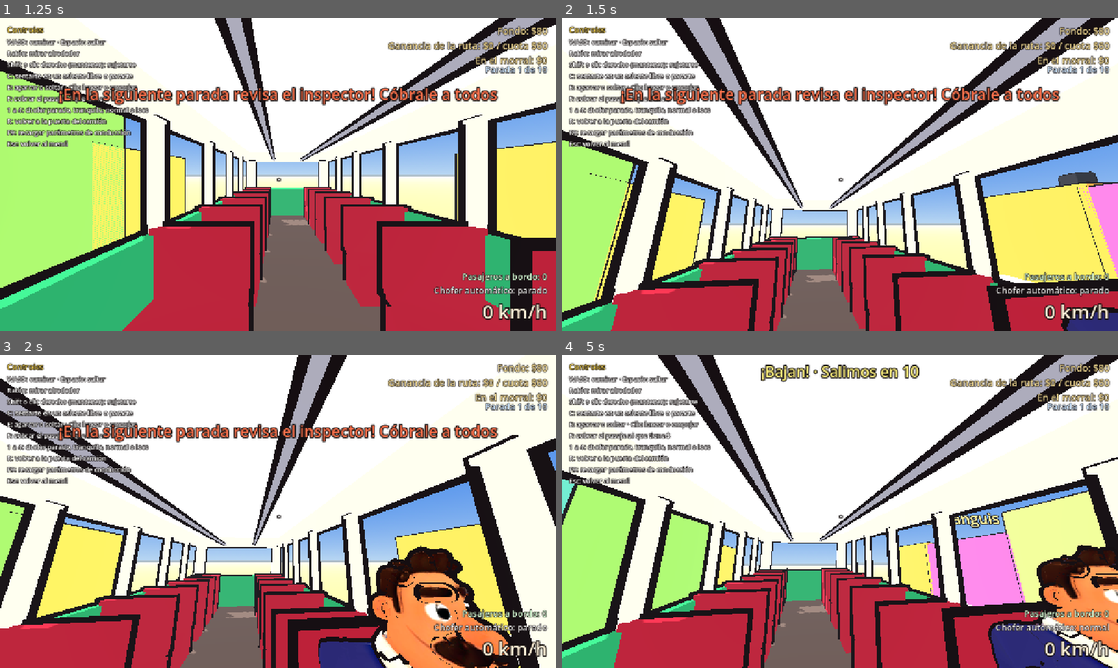
Above: before the commit, frames 1-4 (two rows, left to right).
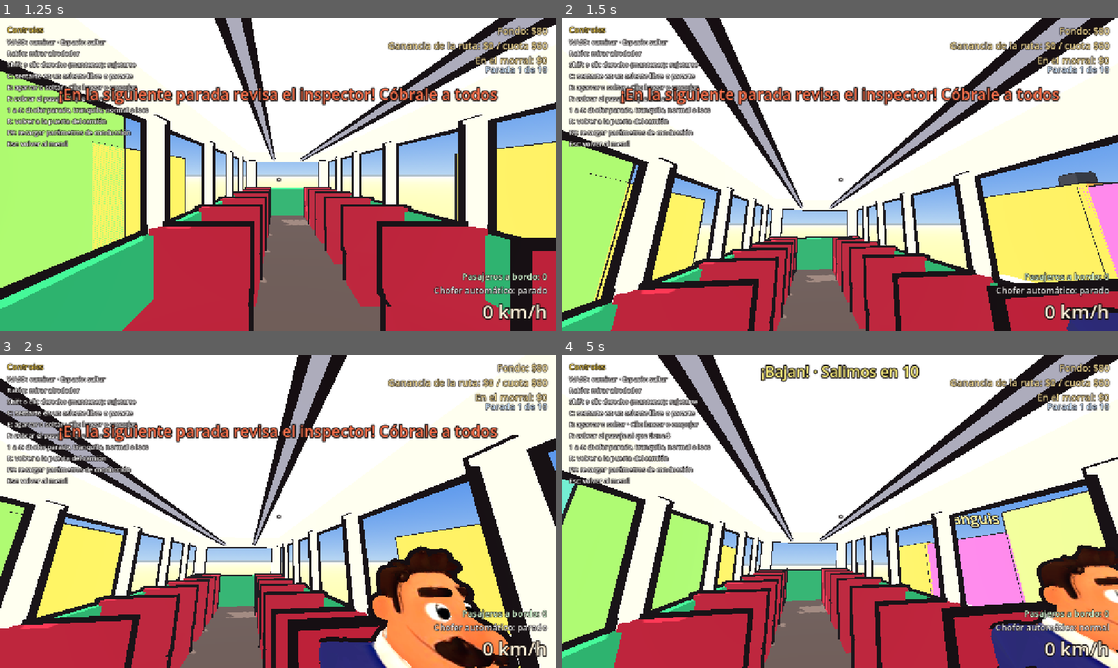
Above: after the commit, the same moments.

Repository: DValerioR/Bajan-
Game: Godot game, scene res://escenas/principal.tscn
Same seed, same stepped clock (60 frames per second), same inputs: the game is played once before the commit and once after it.
Inputs (mouse positions are in pixels of both pictures, inside the frame that each line leads up to):
- Up to frame 1 (1.25 s): click "Jugar una ruta" at 0.5 s
- Up to frame 2 (1.5 s): move the mouse to (867, 174) at 1.27 s; hold D (girar_derecha) from 1.28 s (still down); click (867, 174) at 1.35 s
- Up to frame 3 (2 s): keep holding D (girar_derecha)
- Up to frame 4 (5 s): move the mouse to (812, 511) at 2.02 s; release D (girar_derecha) at 2.03 s; hold A (girar_izquierda) 2.03-2.78 s; tap W (acelerar) at 2.1 s; move the mouse to (851, 505) at 2.77 s; hold D (girar_derecha) 2.78-4.28 s; tap E (agarrar) at 2.85 s; move the mouse to (834, 517) at 3.52 s; tap L (cambiar_idioma) at 3.6 s; move the mouse to (878, 514) at 4.27 s; hold A (girar_izquierda) from 4.28 s (still down); hold Space (claxon) from 4.28 s (still down)

Frame 1 is identical in both runs. In frame 2, less than 0.1% of the frame differs, in the area x 89-92%, y 96-100%; in frame 3, 0.6%, in the area x 57-92%, y 62-100%; in frame 4, 0.4%.

Commit message:
Caras nítidas: textura propia y contorno sin astillas (D46)
- Cada personaje lleva su propia textura de 2048 px con solo sus pedazos,
  horneada desde la hoja de Tripo a resolución completa (antes, la hoja
  entera encogida al 25 %).
- El contorno se aleja de la cámara y ya no se asoma por orejas y boca.
- Texturas de personajes con compresión de video de alta calidad.
- Corrige la lectura de personajes.cfg en tapar_cortes.py (el chofer no
  debe reducirse).

Co-Authored-By: Claude Opus 5.5 <noreply@anthropic.com>

Diff:
--- a/materiales/contorno.gdshader
+++ b/materiales/contorno.gdshader
@@ -1,13 +1,16 @@
 // Contorno grueso por "casco invertido": dibuja la cara trasera de la malla un poco inflada.
 // En cajas se infla por eje (modo_caja) para que las esquinas no se abran. Los personajes guardan
 // una normal suavizada en el color del vértice (normal_en_color) para que no se abra en las costuras.
+// "empuje" aleja el casco de la cámara: así solo asoma en la silueta y no se mete por las partes
+// hundidas (orejas, boca, bajo la visera) como astillas negras.
 shader_type spatial;
-render_mode unshaded, cull_front, depth_draw_opaque;
+render_mode unshaded, cull_front, depth_draw_opaque, skip_vertex_transform;
 
 uniform vec4 color_contorno : source_color = vec4(0.09, 0.06, 0.07, 1.0);
 uniform float grosor = 0.035;
 uniform bool modo_caja = false;
 uniform bool normal_en_color = false;
+uniform float empuje = 0.0;
 
 void vertex() {
 	if (modo_caja) {
@@ -17,6 +20,10 @@
 	} else {
 		VERTEX += NORMAL * grosor;
 	}
+	VERTEX = (MODELVIEW_MATRIX * vec4(VERTEX, 1.0)).xyz;
+	// La cámara está en el origen de la vista: alejarse de ella es seguir la dirección del vértice.
+	VERTEX += normalize(VERTEX) * empuje;
+	NORMAL = normalize((MODELVIEW_MATRIX * vec4(NORMAL, 0.0)).xyz);
 }
 
 void fragment() {
--- a/modelos/personajes.cfg
+++ b/modelos/personajes.cfg
@@ -9,8 +9,9 @@
 escala=3.8
 ; Triángulos aproximados por personaje después de reducirlo (todas sus piezas juntas).
 triangulos_por_personaje=6000
-; Lado máximo (pixeles) de la textura de cada personaje, recortada de la hoja original.
-tamano_textura=1024
+; Lado (pixeles) de la textura de cada personaje. Con Blender, cada personaje lleva su propia
+; textura con solo sus pedazos; sin Blender es el lado máximo del recorte de la hoja original.
+tamano_textura=2048
 
 [Modelos1]
 
--- a/scripts/estilo/estilo_toon.gd
+++ b/scripts/estilo/estilo_toon.gd
@@ -13,6 +13,9 @@
 
 enum ModoContorno { NORMAL, CAJA, NORMAL_EN_COLOR }
 const GROSOR := {ModoContorno.NORMAL: 0.035, ModoContorno.CAJA: 0.035, ModoContorno.NORMAL_EN_COLOR: 0.012}
+## Cuánto se aleja el contorno de la cámara (m). En los personajes evita que se asome por orejas,
+## boca y visera como astillas negras; en las cajas no hace falta.
+const EMPUJE := {ModoContorno.NORMAL: 0.0, ModoContorno.CAJA: 0.0, ModoContorno.NORMAL_EN_COLOR: 0.04}
 
 static var _materiales: Dictionary = {}
 static var _contornos: Dictionary = {}
@@ -71,5 +74,6 @@
 		m.set_shader_parameter("modo_caja", modo == ModoContorno.CAJA)
 		m.set_shader_parameter("normal_en_color", modo == ModoContorno.NORMAL_EN_COLOR)
 		m.set_shader_parameter("grosor", GROSOR[modo])
+		m.set_shader_parameter("empuje", EMPUJE[modo])
 		_contornos[modo] = m
 	return _contornos[modo]
--- a/scripts/herramientas/procesar_personajes.gd
+++ b/scripts/herramientas/procesar_personajes.gd
@@ -177,7 +177,8 @@
 	var tamano := Vector2(hoja.get_size())
 	var region := Rect2i(Vector2i((minimo * tamano).floor()), Vector2i(((maximo - minimo) * tamano).ceil()))
 	var recorte := hoja.get_region(region)
-	var escala := minf(1.0, float(_tamano_textura) / maxf(region.size.x, region.size.y))
+	# Sin reducir, la hoja va completa: Blender le arma a cada personaje su propia textura.
+	var escala := 1.0 if _sin_reducir else minf(1.0, float(_tamano_textura) / maxf(region.size.x, region.size.y))
 	if escala < 1.0:
 		recorte.resize(maxi(1, roundi(region.size.x * escala)), maxi(1, roundi(region.size.y * escala)), Image.INTERPOLATE_LANCZOS)
 	var real_min := Vector2(region.position) / tamano
Binary file changed: modelos/personajes/abuelita.glb
Binary file changed: modelos/personajes/abuelita_abuelita_albedo.jpg
Not shown, changed: modelos/personajes/abuelita_abuelita_albedo.jpg.import
Binary file changed: modelos/personajes/abuelo_vaquero.glb
Binary file changed: modelos/personajes/abuelo_vaquero_abuelo_vaquero_albedo.jpg
Not shown, changed: modelos/personajes/abuelo_vaquero_abuelo_vaquero_albedo.jpg.import
Binary file changed: modelos/personajes/albanil.glb
Binary file changed: modelos/personajes/albanil_albanil_albedo.jpg
Not shown, changed: modelos/personajes/albanil_albanil_albedo.jpg.import
Binary file changed: modelos/personajes/chavo_sudadera.glb
Binary file changed: modelos/personajes/chavo_sudadera_chavo_sudadera_albedo.jpg
Not shown, changed: modelos/personajes/chavo_sudadera_chavo_sudadera_albedo.jpg.import
(and 39 more such lines)
